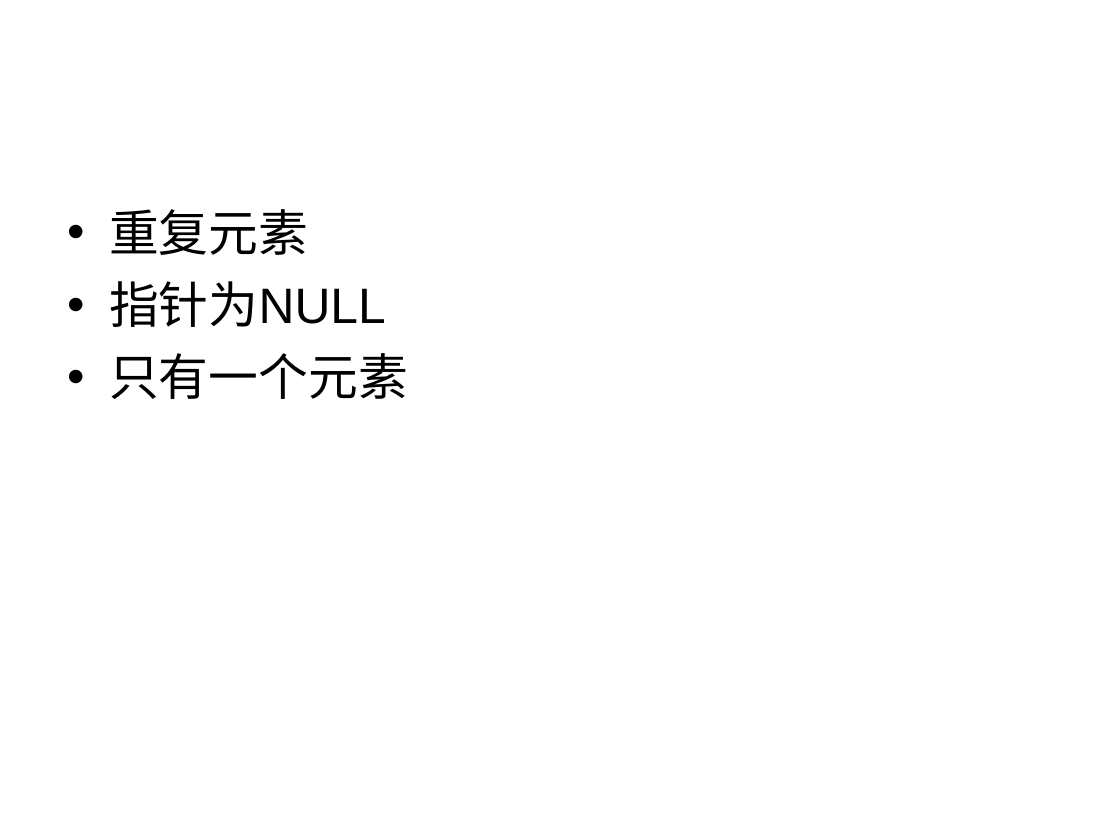
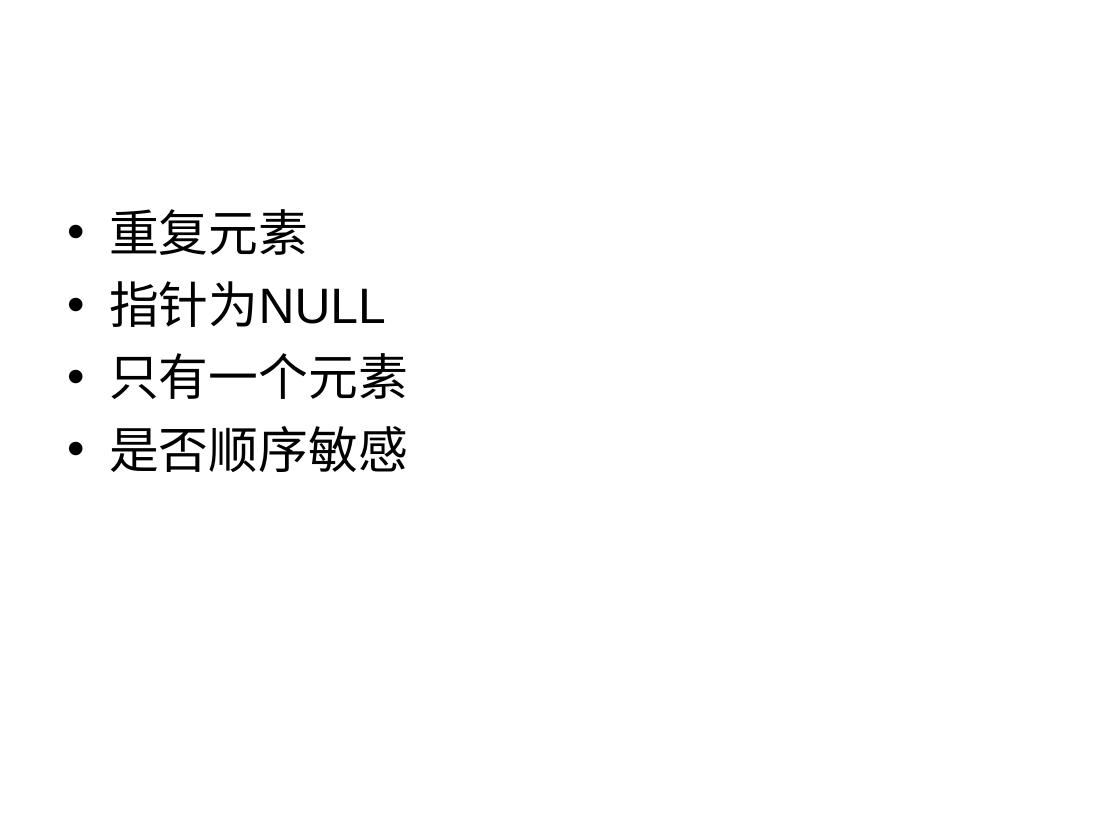
Before and after one commit to houjingbiao/leetcode, a slide deck: slide 31 of solutions/00conclusion.ppt (slide 30 before the commit). Drawn at 1120x840 pixels with LibreOffice and Linux fonts; fonts in the diff are those of the drawing. Boxes give left, top, right and bottom in pixels: in the first picture for what was removed or moved away, otherwise in the second. Text is boxed around its words. In the diff, an @@ line names an element or a change of style, - is before the commit and + after.

```diff
--- a/solutions/00conclusion.ppt
+++ b/solutions/00conclusion.ppt
@@ text at [109, 426, 408, 472]: paragraph added @@
+• 是否顺序敏感
```
Also in this commit, not shown: 3 slides added, 1 other file.
